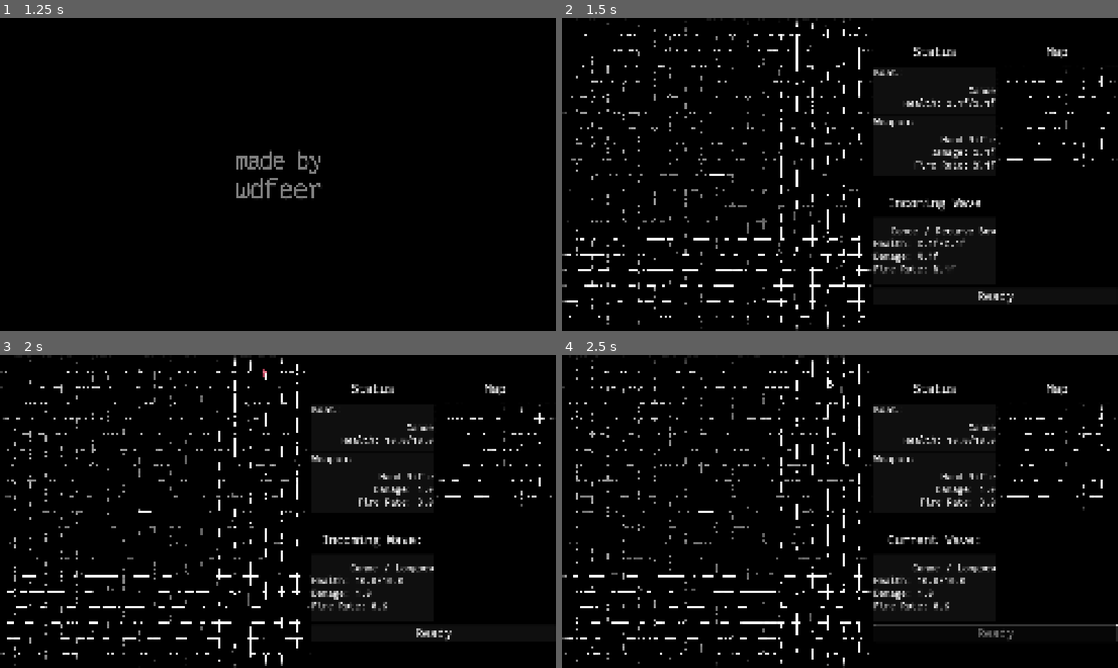
Above: before the commit, frames 1-4 (two rows, left to right).
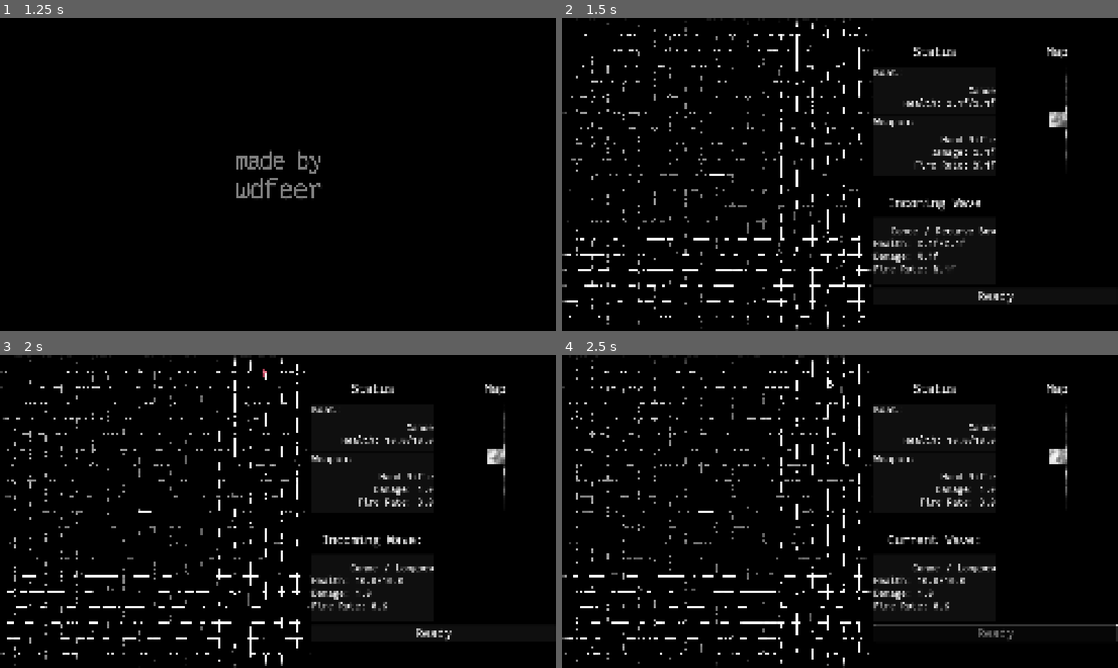
Above: after the commit, the same moments.

Repository: wdfeer/seabattle
Game: Godot game, scene res://src/splash.tscn
Two runs of this game, one before a commit and one after it. Both use one fixed random seed, a clock stepped at 60 frames per second and the inputs below.
Inputs (mouse positions are in pixels of both pictures, inside the frame that each line leads up to):
- Up to frame 1 (1.25 s): move the mouse to (400, 158) at 0.52 s; press the mouse at (400, 158) at 0.53 s; hold D (right) from 0.53 s (still down)
- Up to frame 2 (1.5 s): move the mouse to (728, 190) at 1.27 s; release D (right) at 1.28 s; release the mouse at (728, 190) at 1.28 s; hold S (down) from 1.28 s (still down); tap C (switch_control_mode) at 1.35 s
- Up to frame 3 (2 s): keep holding S (down)
- Up to frame 4 (2.5 s): release S (down) at 2 s; click "Ready" at 2 s

Frame 1 is identical in both runs. In frame 2, 0.5% of the frame differs, in the area x 78-100%, y 15-48%; in frame 3, 0.5%; in frame 4, 0.5%, in the area x 78-100%, y 15-50%.

Commit message:
Create minimap shader and fill in known sectors

Diff:
--- /dev/null
+++ b/shaders/wobbly_map.gdshader
@@ -0,0 +1,46 @@
+shader_type canvas_item;
+
+uniform vec3 color : source_color;
+uniform float lineWidth : hint_range(0.0, 100.0, 0.1);
+uniform vec2 size;
+uniform sampler2D noise : filter_nearest;
+uniform sampler2D noise2 : filter_nearest;
+uniform sampler2D fill_map : hint_default_white, filter_nearest;
+uniform float edge_fade : hint_range(0.0, 1.0, 0.1);
+uniform float wave_speed : hint_range(0.0, 10.0, 0.1);
+
+void fragment() {
+    float n = texture(noise, mod(UV - TIME * wave_speed / 21.2, 1.0)).r;
+    float n2 = texture(noise2, mod(UV + 14.7 + TIME * wave_speed / 40.3, 1.0)).r;
+    float n3 = clamp(0.0, 0.3 + pow(n + (n2 * 0.4), 3.0) * 1.5, 1.0);
+    vec2 wobble = (n3 - 0.5) * 0.02 / size;
+
+    vec2 distorted_uv = UV + wobble;
+
+    vec2 grid_pos = distorted_uv * size;
+    vec2 cell = floor(grid_pos);
+    vec2 cell_uv = fract(grid_pos);
+
+    float filled = texture(fill_map, (cell + 0.5) / size).r;
+
+    float thickness = lineWidth / 100.0;
+
+    float edge_dist = min(min(cell_uv.x, 1.0 - cell_uv.x), min(cell_uv.y, 1.0 - cell_uv.y));
+
+    if (filled < 0.5) {
+        if (cell_uv.x > thickness && cell_uv.x < 1.0 - thickness &&
+            cell_uv.y > thickness && cell_uv.y < 1.0 - thickness) {
+            discard;
+        }
+        COLOR.rgb = color + vec3(n3);
+    } else {
+		// FIXME: doesn't actually fill in white inside of the cell
+        float blend = smoothstep(0.0, thickness * 2.0, edge_dist);
+        vec3 wobble_color = color + vec3(n3);
+        COLOR.rgb = vec3(1.0);
+    }
+
+    vec2 edge = 1.0 - abs(UV - 0.5) * 2.0;
+    float fade = clamp(min(edge.x, edge.y) / edge_fade, 0.0, 1.0);
+    COLOR.a = fade * n3;
+}
--- a/src/game.tscn
+++ b/src/game.tscn
@@ -12,7 +12,9 @@
 [ext_resource type="PackedScene" uid="uid://cgvugn245jda7" path="res://src/boats/enemy_boat.tscn" id="8_mnest"]
 [ext_resource type="Script" uid="uid://c5cfcd31aqssd" path="res://src/next_sector.gd" id="10_xxpr6"]
 [ext_resource type="Script" uid="uid://dbbw4yi8vlvk8" path="res://src/ui/boat_info.gd" id="11_ggwaq"]
+[ext_resource type="Shader" uid="uid://b5yewt0nt06tb" path="res://shaders/wobbly_map.gdshader" id="13_a7soy"]
 [ext_resource type="Script" uid="uid://cbj8null4r8j4" path="res://src/ui/wave_info.gd" id="13_ipohm"]
+[ext_resource type="Script" uid="uid://by2eimnkjo3sd" path="res://src/ui/map.gd" id="14_aikvj"]
 [ext_resource type="Script" uid="uid://cp8a5thfr32e0" path="res://src/ui/bottom_info.gd" id="14_lvrgx"]
 
 [sub_resource type="FastNoiseLite" id="FastNoiseLite_60mvc"]
@@ -59,7 +61,7 @@
 noise = SubResource("FastNoiseLite_a7soy")
 
 [sub_resource type="ShaderMaterial" id="ShaderMaterial_g3j30"]
-shader = ExtResource("1_xlgjy")
+shader = ExtResource("13_a7soy")
 shader_parameter/color = Color(0, 0, 0, 1)
 shader_parameter/lineWidth = 1.2
 shader_parameter/size = Vector2(7, 7)
@@ -71,6 +73,26 @@
 [sub_resource type="PlaceholderTexture2D" id="PlaceholderTexture2D_g3j30"]
 size = Vector2(560, 500)
 
+[sub_resource type="FastNoiseLite" id="FastNoiseLite_aikvj"]
+
+[sub_resource type="NoiseTexture2D" id="NoiseTexture2D_ns0lu"]
+noise = SubResource("FastNoiseLite_aikvj")
+
+[sub_resource type="FastNoiseLite" id="FastNoiseLite_tqu6b"]
+
+[sub_resource type="NoiseTexture2D" id="NoiseTexture2D_b6dhc"]
+noise = SubResource("FastNoiseLite_tqu6b")
+
+[sub_resource type="ShaderMaterial" id="ShaderMaterial_lslma"]
+shader = ExtResource("1_xlgjy")
+shader_parameter/color = Color(1, 1, 1, 1)
+shader_parameter/lineWidth = 2.0
+shader_parameter/size = Vector2(3, 3)
+shader_parameter/noise = SubResource("NoiseTexture2D_ns0lu")
+shader_parameter/noise2 = SubResource("NoiseTexture2D_b6dhc")
+shader_parameter/edge_fade = 1.0
+shader_parameter/wave_speed = 1.0
+
 [node name="Game" type="HBoxContainer"]
 offset_left = -8.0
 offset_right = 2560.0
@@ -273,10 +295,16 @@
 custom_minimum_size = Vector2(0, 20)
 layout_mode = 2
 
-[node name="Map" type="TextureRect" parent="UI/TopInfo/Map"]
+[node name="Minimap" type="TextureRect" parent="UI/TopInfo/Map"]
 material = SubResource("ShaderMaterial_g3j30")
 layout_mode = 2
 texture = SubResource("PlaceholderTexture2D_g3j30")
+script = ExtResource("14_aikvj")
+
+[node name="Polygon2D" type="Polygon2D" parent="UI/TopInfo/Map/Minimap"]
+material = SubResource("ShaderMaterial_lslma")
+antialiased = true
+polygon = PackedVector2Array(240, 255, 280, 215, 320, 255, 280, 287)
 
 [node name="80Spacer" type="Control" parent="UI"]
 custom_minimum_size = Vector2(0, 80)
--- a/src/static/sectors.gd
+++ b/src/static/sectors.gd
@@ -9,6 +9,9 @@
 	var pos := current + delta
 	Sectors.sectors.get_or_add(pos, 1)
 	Sectors.current = pos
+
 	var player_boat = PlayerController.get_player(scene_tree)
 	delta.y *= -1
 	player_boat.position = Vector2i(720, 720) - delta * 600
+
+	Minimap.instance.update_map()
--- /dev/null
+++ b/src/ui/map.gd
@@ -0,0 +1,17 @@
+class_name Minimap
+extends TextureRect
+
+static var instance: Minimap
+
+func _ready() -> void:
+	instance = self
+	update_map()
+
+func update_map():
+	var image = Image.create(7, 7, false, Image.FORMAT_RGBA8)
+	for x in range(-3, 3):
+		for y in range(-3, 3):
+			if Sectors.sectors.has(Sectors.current + Vector2i(x, y)):
+				image.set_pixel(x + 3, y + 3, Color.RED)
+	var texture = ImageTexture.create_from_image(image)
+	(material as ShaderMaterial).set_shader_parameter("fill_map", texture)
Not shown, added: shaders/wobbly_map.gdshader.uid
Not shown: 1 places in src/game.tscn that only renumber resources
Not shown, added: src/ui/map.gd.uid
